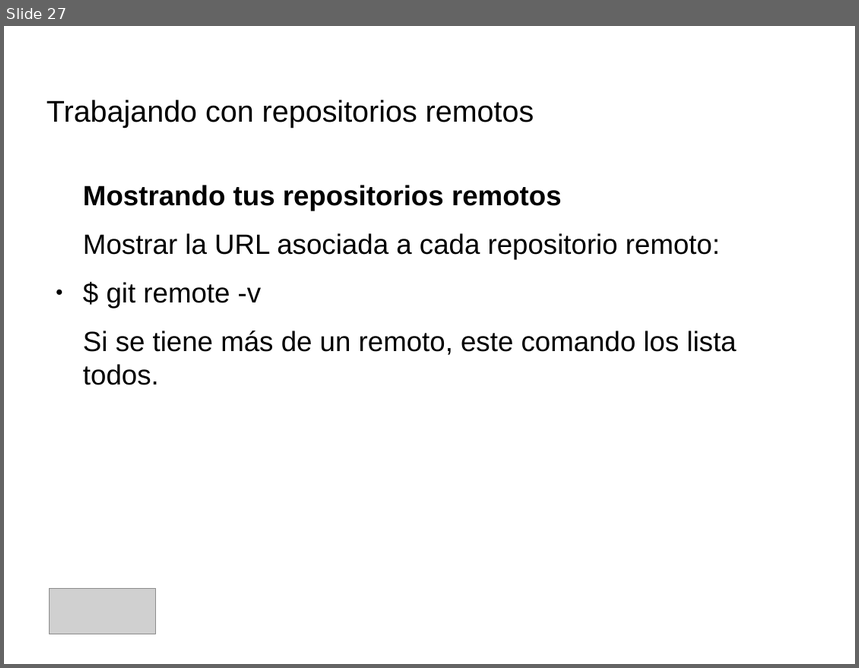
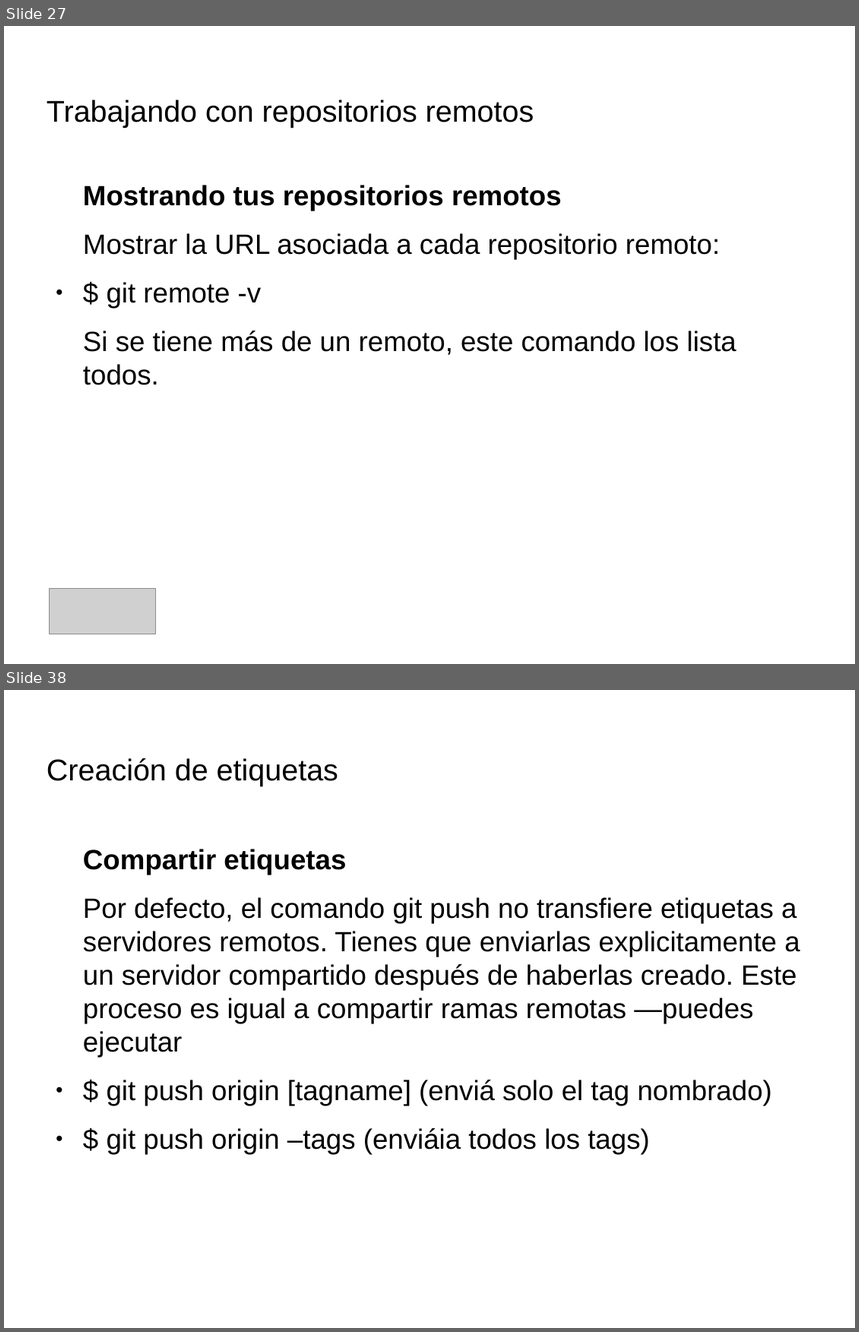
Before and after one commit to IllanPedro/Hardware, a slide deck: CursoGIT,GITHUB,SOURCETREE/Precentacion_Git.odp. Shown one above the other, each under a label of ours: slide 27 before the commit, slides 27 and 38 after it; the slides between them are not shown. The pictures are 859x668 and 859x1332 pixels, drawn with LibreOffice and Linux fonts; fonts in the diff are those of the drawing; grey boxes stand for pictures; background and template pictures are left out. Boxes give left, top, right and bottom in pixels: in the first picture for what was removed or moved away, otherwise in the second. Text is boxed around its words. In the diff, an @@ line names an element or a change of style, - is before the commit and + after.

```diff
--- a/CursoGIT,GITHUB,SOURCETREE/Precentacion_Git.odp
+++ b/CursoGIT,GITHUB,SOURCETREE/Precentacion_Git.odp
@@ slide 38 added at box(4, 690, 855, 1328), background picture (left out) @@
@@ title added at box(47, 758, 338, 787), 28 pt, text #000000 @@
+Creación de etiquetas
@@ text added at box(83, 849, 800, 1155), 26 pt, text #000000 @@
+Compartir etiquetas
+Por defecto, el comando git push no transfiere etiquetas a servidores remotos. Tienes que enviarlas explicitamente a un servidor compartido después de haberlas creado. Este proceso es igual a compartir ramas remotas —puedes ejecutar
+● $ git push origin [tagname] (enviá solo el tag nombrado)
+● $ git push origin –tags (enviáia todos los tags)
```
Also in this commit, not shown: 7 slides changed, 10 other slides added, 1 slide removed, 1 other file.
